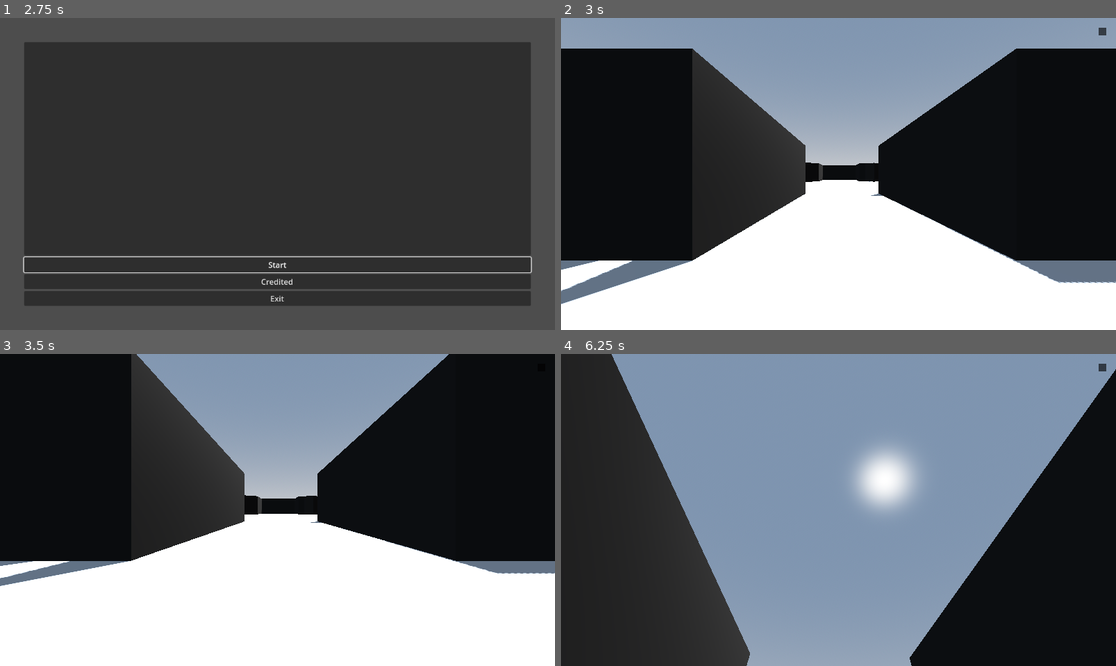
Above: before the commit, frames 1-4 (two rows, left to right).
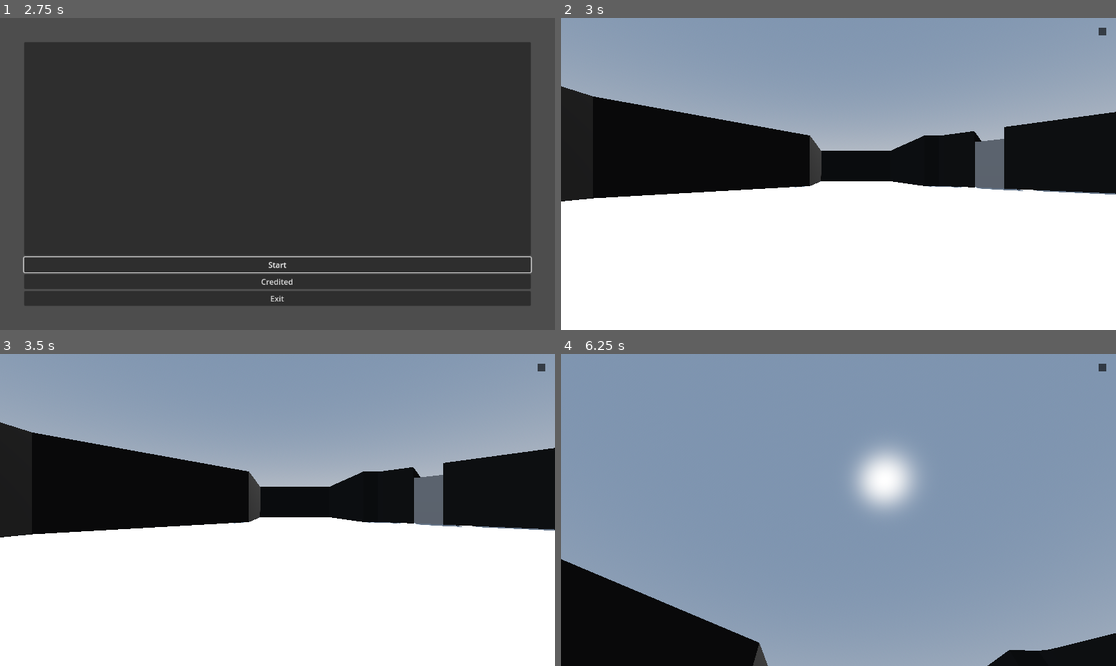
Above: after the commit, the same moments.

Repository: Danie7h/monarca-jam-2025
Game: Godot game, scene res://main.tscn
The game is run twice, just before and just after one commit, with the same random seed, the same clock (stepped at 60 frames per second) and the same inputs.
Inputs (mouse positions are in pixels of both pictures, inside the frame that each line leads up to):
- Up to frame 1 (2.75 s): tap Enter (ui_accept) at 0.5, 0.77, 1.25, 1.52, 2 s; move the mouse to (399, 158) at 0.52 s; hold Right (ui_right) 0.53-1.28 s; click (399, 158) at 0.67 s; move the mouse to (166, 189) at 1.27 s; hold Down (ui_down) 1.28-2.03 s; move the mouse to (333, 105) at 2.02 s; hold Right (ui_right) from 2.03 s (still down)
- Up to frame 2 (3 s): release Right (ui_right) at 2.75 s; click "Start" at 2.75 s
- Up to frame 3 (3.5 s): no input
- Up to frame 4 (6.25 s): move the mouse to (832, 516) at 3.52 s; hold Up (ui_up) from 3.53 s (still down); click (832, 516) at 3.67 s; tap Enter (ui_accept) at 3.77, 4.52, 5.27 s; move the mouse to (877, 513) at 4.27 s; move the mouse to (794, 506) at 5.02 s; move the mouse to (844, 510) at 5.77 s; click (844, 510) at 5.92 s

Frame 1 is identical in both runs. In frame 2, 35% of the frame differs, in the area x 0-100%, y 9-92%; in frame 3, 34%; in frame 4, 37%, in the area x 0-100%, y 0-100%.

Commit message:
<.*.> door git add .

Diff:
--- a/levels/level_1/level_1.tscn
+++ b/levels/level_1/level_1.tscn
@@ -34,9 +34,6 @@
 transform = Transform3D(-0.8660254, -0.43301278, 0.25, 0, 0.49999997, 0.86602545, -0.50000006, 0.75, -0.43301266, 0, 0, 0)
 shadow_enabled = true
 
-[node name="Player" parent="." instance=ExtResource("2_45440")]
-transform = Transform3D(1, 0, 0, 0, 1, 0, 0, 0, 1, 3.3278189, 1.8124235, 46.108467)
-
 [node name="Marker3D" type="Marker3D" parent="."]
 transform = Transform3D(1, 0, 0, 0, 1, 0, 0, 0, 1, 0, 0, 0.06465137)
 
@@ -58,5 +55,13 @@
 key_name = "key_1"
 
 [node name="Door" parent="." instance=ExtResource("5_5b03i")]
-transform = Transform3D(0.027328432, 0, 0.9996266, 0, 1, 0, -0.9996266, 0, 0.027328432, 24.964, 0, -2.3236146)
+transform = Transform3D(0.027328432, 0, 0.9996266, 0, 1, 0, -0.9996266, 0, 0.027328432, -15.927567, 0, -3.6293926)
 key_name = "key_1"
+
+[node name="Door2" parent="." instance=ExtResource("5_5b03i")]
+transform = Transform3D(0.6062105, 0, -0.79530424, 0, 1, 0, 0.79530424, 0, 0.6062105, 17.1138, 0, -22.485395)
+
+[node name="Door3" parent="." instance=ExtResource("5_5b03i")]
+transform = Transform3D(-0.041335076, 0, -0.99914545, 0, 1, 0, 0.99914545, 0, -0.041335076, 25.194172, 0, -2.5084686)
+
+[node name="Player" parent="." instance=ExtResource("2_45440")]
--- a/rooms/door.gd
+++ b/rooms/door.gd
@@ -22,11 +22,10 @@
 	area.connect("body_exited", func (body: Node3D) -> void:
 		if body.is_class('CharacterBody3D'):
 			mesh.visible = true
-			$StaticBody3D.rotate_x(0)
+			$StaticBody3D.set_collision_layer_value(1, true)
 	)
 	LEVELS.response_open_door.connect(func(response_key_name: String) -> void:
 		is_open = key_name == response_key_name
 		mesh.visible = !is_open
-		if is_open:
-			$StaticBody3D.rotate_x(180)
+		$StaticBody3D.set_collision_layer_value(1, !is_open)
 	)
--- a/rooms/door.tscn
+++ b/rooms/door.tscn
@@ -26,7 +26,6 @@
 mesh = SubResource("BoxMesh_7qc5k")
 
 [node name="StaticBody3D" type="StaticBody3D" parent="."]
-collision_layer = 2
 
 [node name="CollisionShape3D" type="CollisionShape3D" parent="StaticBody3D"]
 transform = Transform3D(1, 0, 0, 0, 1, 0, 0, 0, 1, 0.01586914, 3.050171, 0)
